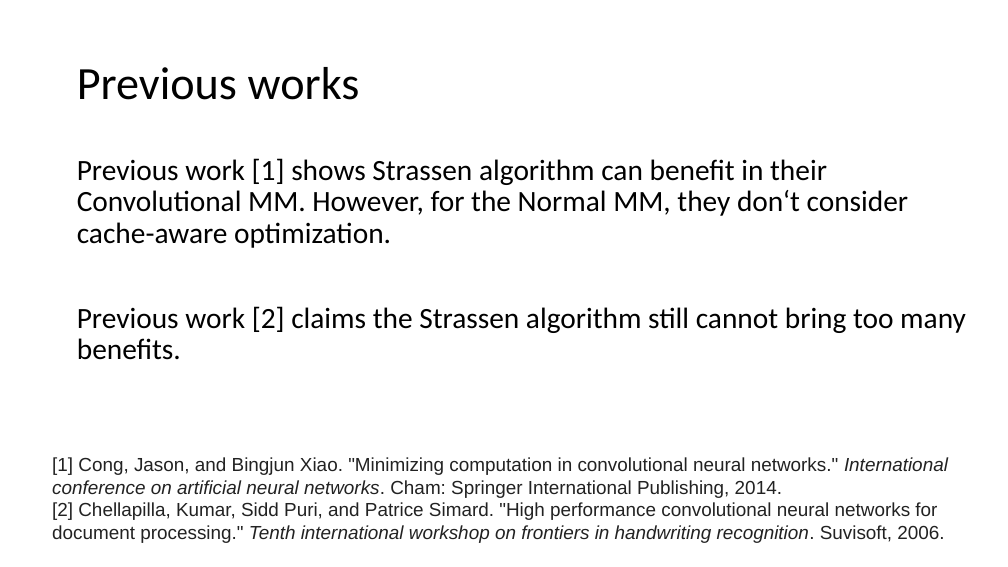
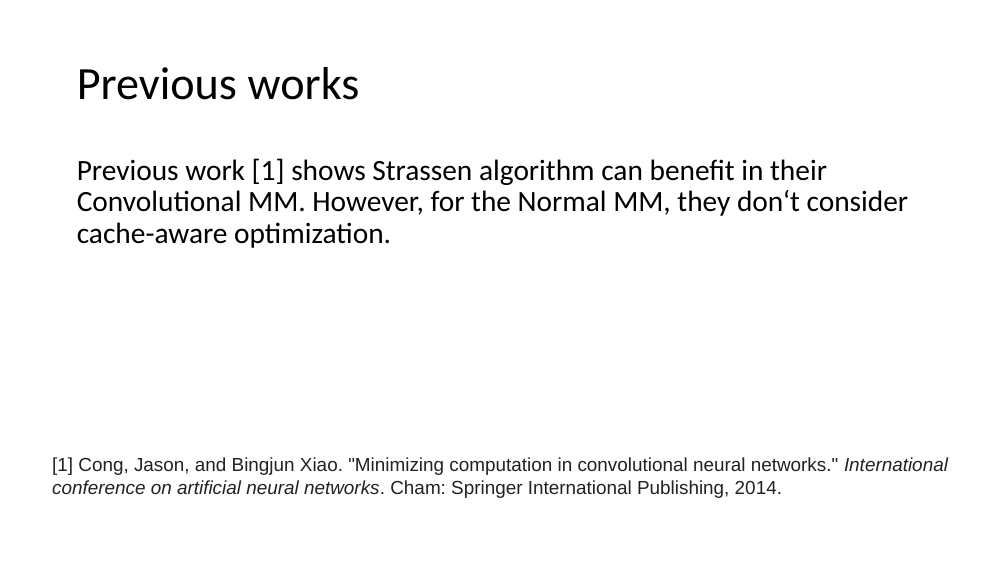
Before and after one commit to LukeLIN-web/CS345, a slide deck: slide 4 of project/midterm.pptx. Drawn at 1008x567 pixels with LibreOffice and Linux fonts; fonts in the diff are those of the drawing. Boxes give left, top, right and bottom in pixels: in the first picture for what was removed or moved away, otherwise in the second. Text is boxed around its words. In the diff, an @@ line names an element or a change of style, - is before the commit and + after.

```diff
--- a/project/midterm.pptx
+++ b/project/midterm.pptx
@@ text at [77, 306, 966, 360]: paragraph removed @@
-Previous work [2] claims the Strassen algorithm still cannot bring too many benefits.
@@ text at [52, 502, 944, 543]: paragraph removed @@
-[2] Chellapilla, Kumar, Sidd Puri, and Patrice Simard. "High performance convolutional neural networks for document processing." Tenth international workshop on frontiers in handwriting recognition. Suvisoft, 2006.
```
Also in this commit, not shown: 7 other slides changed, 6 other files.
